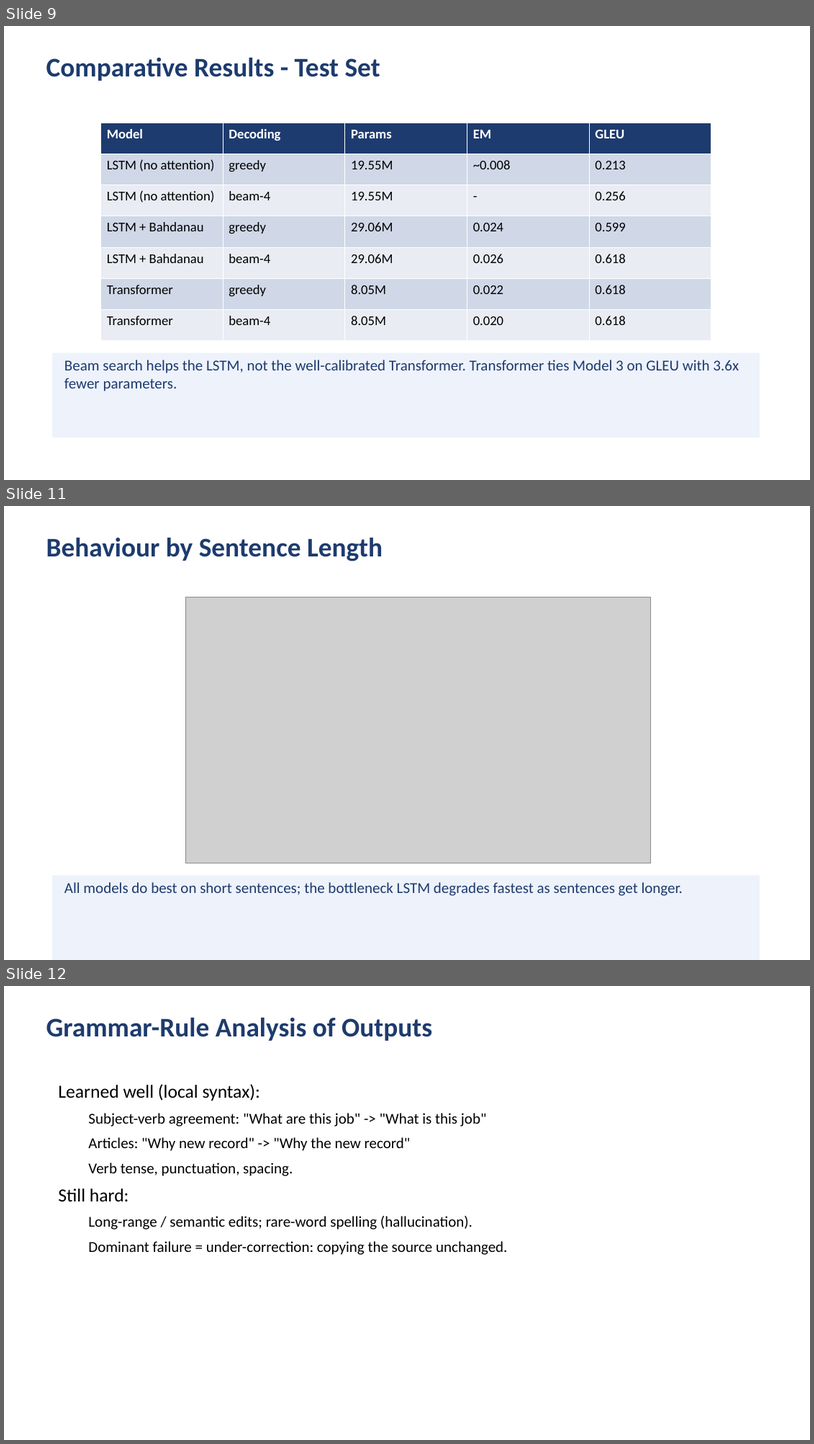
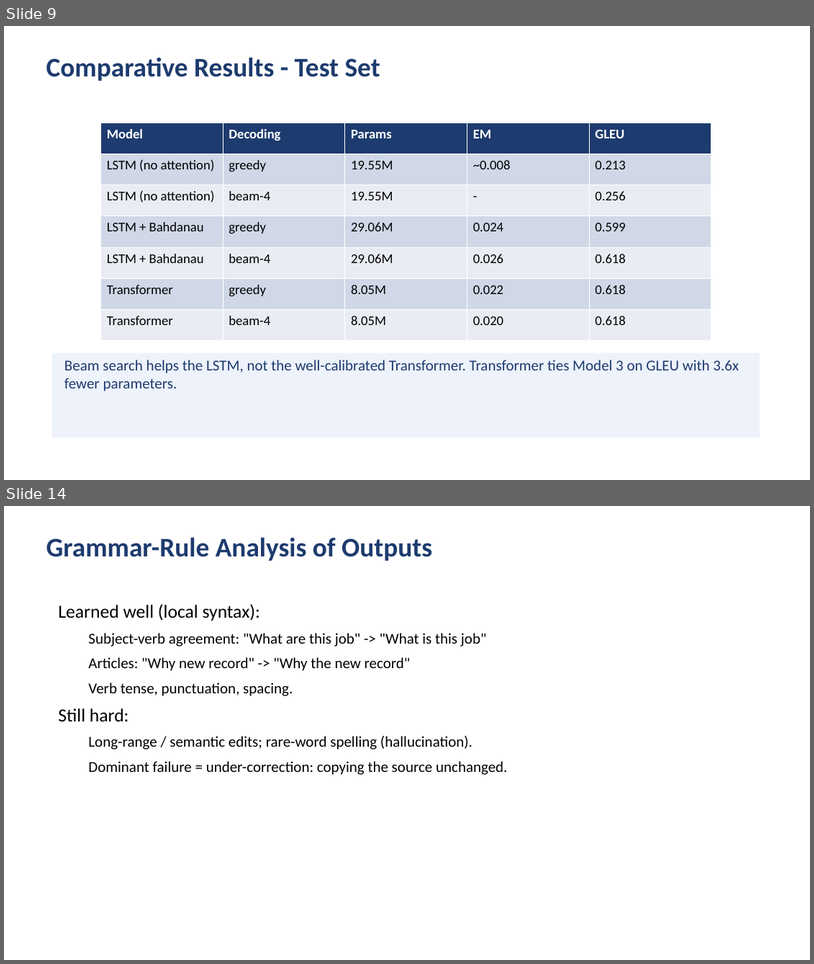
Before and after one commit to IbrahimHanafy2222/Deep-Project, a slide deck: presentation/slides.pptx. Shown one above the other, each under a label of ours: slides 9, 11 and 12 before the commit, slides 9 and 14 after it; the slides between them are not shown. The pictures are 814x1444 and 814x964 pixels, drawn with LibreOffice and Linux fonts; fonts in the diff are those of the drawing; grey boxes stand for pictures. Boxes give left, top, right and bottom in pixels: in the first picture for what was removed or moved away, otherwise in the second. Text is boxed around its words. In the diff, an @@ line names an element or a change of style, - is before the commit and + after.

Commit message:
Add figures, 3-model worked examples, and deeper comparative analysis
- report.tex: add three_way_compare and transformer cross-attention figures;
  add worked-example section (3 correctors side by side) and a section
  explaining why the attention LSTM and Transformer score so close;
  expand the Bag-of-Words limitations discussion
- presentations (Beamer/reveal/print/pptx): add worked-example and
  why-P4-approx-P5 slides; swap in the three-way length comparison figure;
  expand the Bag-of-Words slide; decks now 17 slides
- DEEP_LEARNING_EXPLAINER: add why-LSTM+attention-approx-Transformer section

```diff
--- a/presentation/slides.pptx
+++ b/presentation/slides.pptx
@@ slide 11 removed at box(4, 506, 810, 960), background #FFFFFF @@
@@ text removed at box(46, 537, 383, 561) @@
-Behaviour by Sentence Length
@@ picture removed at box(185, 597, 651, 863) @@
@@ rectangle removed at box(52, 875, 760, 960) @@
-All models do best on short sentences; the bottleneck LSTM degrades fastest as sentences get longer.
@@ what was slide 12 is now slide 14 @@
```
Also in this commit, not shown: 1 slide changed, 4 slides added, 1 other slide removed, 7 other files.
